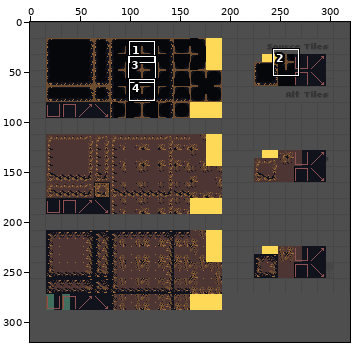
Two versions of one sprite sheet, addons/reptile/assets/topdown/cave_floor_pit_tiles-16_sheet.png. Above: a wide view before the commit, with the close-up outlined.
Close-up. Old version:
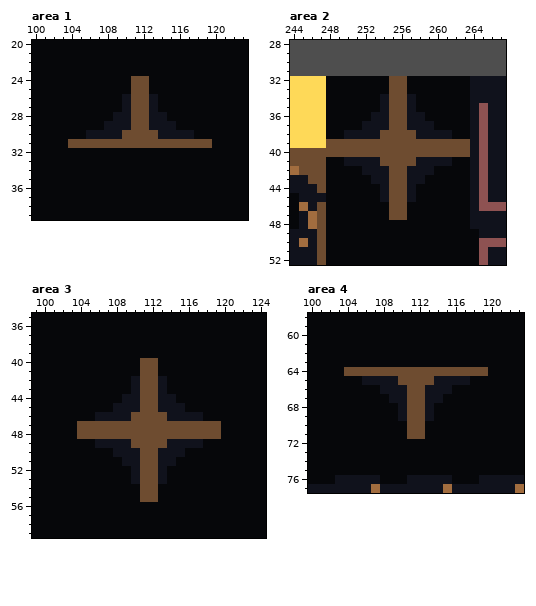
The file is 320x320 pixels. Colours within 5 levels of each other are drawn and written as one. Shown: area 1: x 100..123, y 20..39; area 2: x 244..267, y 28..52; area 3: x 99..124, y 35..59; area 4: x 100..123, y 58..77. The commit also changed other parts of the picture, which this record leaves out.
The same view after the edit:
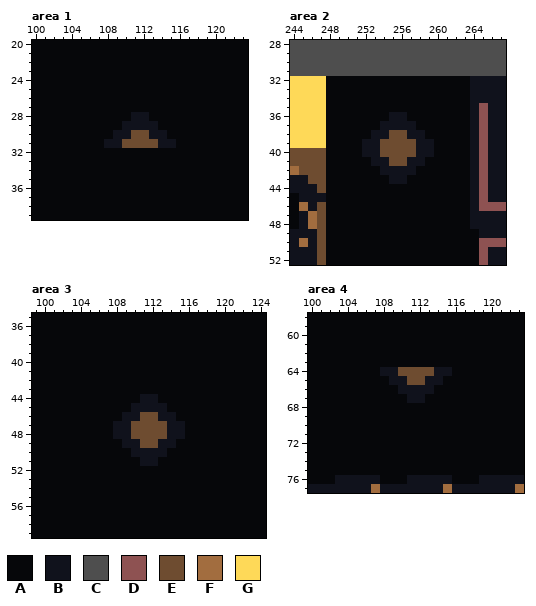
Palette (. is transparent): A #06070a  B #10121c  C #4e4e4e  D #8e5252  E #6e4c30  F #a26d3f  G #fed958
The edit:
Changed rows in their new state; - is an unchanged pixel.
Area 1:
first column x 104:
24 -------AA-------
25 -------AA-------
26 ------AAAA------
27 ------AAAA------
28 -----AABBAA-----
29 ----AA-BB-AA----
30 --AAA-B--B-AAA--
31 AAAABB----BBAAAA
Area 2:
first column x 248:
32 -------AA-------
33 -------AA-------
34 ------AAAA------
35 ------AAAA------
36 -----AABBAA-----
37 ----AA-BB-AA----
38 --AAA-B--B-AAA--
39 AAAABB----BBAAAA
40 AAAABB----BBAAAA
41 --AAA-B--B-AAA--
42 ----AA-BB-AA----
43 -----AABBAA-----
44 ------AAAA------
45 ------AAAA------
46 -------AA-------
47 -------AA-------
Area 3:
first column x 104:
40 -------AA-------
41 -------AA-------
42 ------AAAA------
43 ------AAAA------
44 -----AABBAA-----
45 ----AA-BB-AA----
46 --AAA-B--B-AAA--
47 AAAABB----BBAAAA
48 AAAABB----BBAAAA
49 --AAA-B--B-AAA--
50 ----AA-BB-AA----
51 -----AABBAA-----
52 ------AAAA------
53 ------AAAA------
54 -------AA-------
55 -------AA-------
Area 4:
first column x 104:
64 AAAABB----BBAAAA
65 --AAA-B--B-AAA--
66 ----AA-BB-AA----
67 -----AABBAA-----
68 ------AAAA------
69 ------AAAA------
70 -------AA-------
71 -------AA-------
